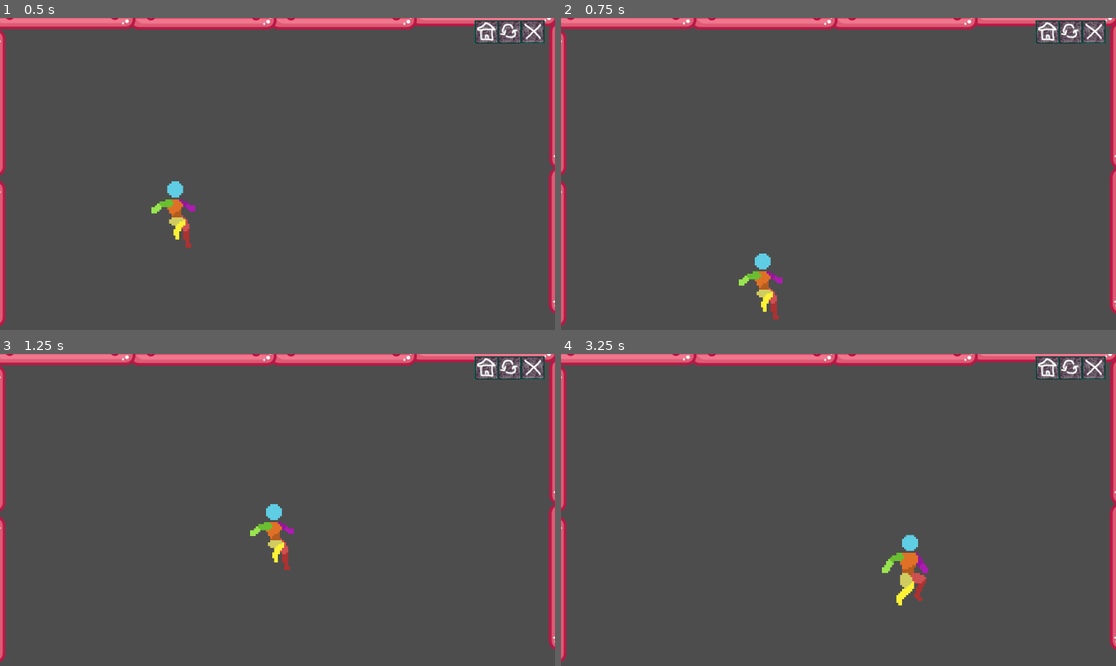
Above: before the commit, frames 1-4 (two rows, left to right).
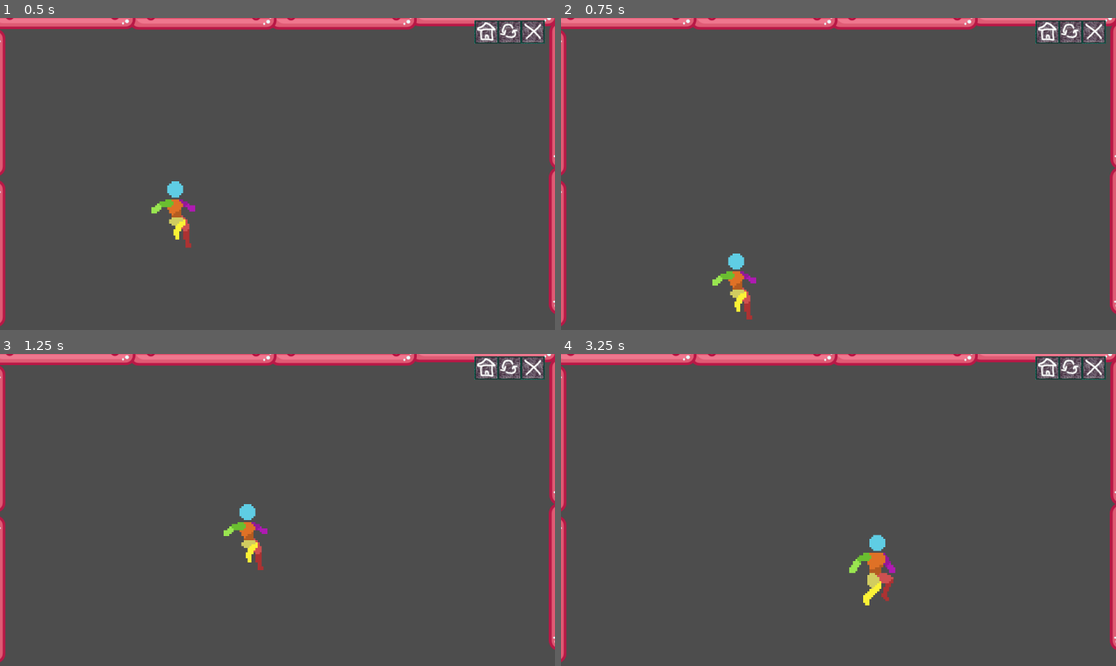
Above: after the commit, the same moments.

Repository: StevenPartridge/godot-learning
Game: Godot game, scene res://Manny2/MannysWorld2.tscn
Same seed, same stepped clock (60 frames per second), same inputs: the game is played once before the commit and once after it. This scene is started directly instead of the project's main scene.
Inputs (mouse positions are in pixels of both pictures, inside the frame that each line leads up to):
- Up to frame 1 (0.5 s): no input
- Up to frame 2 (0.75 s): move the mouse to (960, 158) at 0.52 s; hold Right (MoveRight) from 0.53 s (still down); hold S (Crouch) from 0.53 s (still down)
- Up to frame 3 (1.25 s): keep holding Right (MoveRight); keep holding S (Crouch); tap Space (Jump) at 0.77 s; tap Shift (Sprint, bound only after the commit) at 0.8 s
- Up to frame 4 (3.25 s): move the mouse to (727, 525) at 1.27 s; release S (Crouch) at 1.28 s; tap Shift (Sprint, bound only after the commit) at 1.35, 2.3 s; tap Space (Jump) at 1.52, 3.02 s; tap S (Crouch) at 1.55, 3.05 s; move the mouse to (894, 441) at 2.02 s; release Right (MoveRight) at 2.03 s; hold A (MoveLeft) 2.03-2.78 s; hold S (Crouch) 2.03-2.78 s; move the mouse to (810, 572) at 2.77 s; hold Right (MoveRight) from 2.78 s (still down); tap Down (GroundPound) at 2.85 s

Frame 1 is identical in both runs. In frame 2, 1.1% of the frame differs, in the area x 27-40%, y 75-97%; in frame 3, 1.1%; in frame 4, 1.6%, in the area x 51-67%, y 57-81%.

Commit message:
Adds sprinting!

Diff:
--- a/src/Manny2/Manny2.gd
+++ b/src/Manny2/Manny2.gd
@@ -5,13 +5,15 @@
 	WALK,
 	JUMP,
 	LAND,
-	CROUCH
+	CROUCH,
+	RUN
 	# Add other states like ATTACK, CLIMB, etc.
 }
 
 const SPEED = 300.0
+const SPEED_SPRINT = 500.0
 const JUMP_VELOCITY = -600.0
-const DECELERATION = 0.1
+const DECELERATION = 0.08
 
 enum Direction { LEFT, RIGHT }
 var current_direction = Direction.RIGHT
@@ -44,7 +46,12 @@
 
 func update_horizontal_velocity(direction: int):
 	if direction != 0:
-		velocity.x = direction * SPEED
+		if !is_on_floor():
+			velocity.x = velocity.x
+		elif is_sprinting():
+			velocity.x = direction * SPEED_SPRINT
+		else:
+			velocity.x = direction * SPEED
 	else:
 		velocity.x = lerp(velocity.x, 0.0, DECELERATION)
 
@@ -72,6 +79,9 @@
 func is_press_right():
 	return Input.is_action_just_pressed("MoveRight") or Input.is_action_pressed("MoveRight") and is_on_floor()
 
+func is_sprinting():
+	return Input.is_action_pressed("Sprint")
+
 func handle_input():
 	if current_state == State.LAND and get_input_direction() == 0 and !is_crouching(): return
 	if Input.is_action_just_pressed("Jump") and is_on_floor():
@@ -80,11 +90,17 @@
 		update_state(State.JUMP)
 	if is_press_left() and is_on_floor():
 		current_direction = Direction.LEFT
-		update_state(State.WALK)
+		if is_sprinting():
+			update_state(State.RUN)
+		else:
+			update_state(State.WALK)
 		Manny.flip_h = true
 	if is_press_right() and is_on_floor():
 		current_direction = Direction.RIGHT
-		update_state(State.WALK)
+		if is_sprinting():
+			update_state(State.RUN)
+		else:
+			update_state(State.WALK)
 		Manny.flip_h = false
 	if is_crouching():
 		update_state(State.CROUCH)
@@ -110,6 +126,8 @@
 			play_animation("Idle")
 		State.WALK:
 			play_animation("Walk")
+		State.RUN:
+			play_animation("Run")
 		State.JUMP:
 			play_animation("SmallJump")
 		State.LAND:
--- a/src/project.godot
+++ b/src/project.godot
@@ -82,3 +82,8 @@
 , Object(InputEventKey,"resource_local_to_scene":false,"resource_name":"","device":-1,"window_id":0,"alt_pressed":false,"shift_pressed":false,"ctrl_pressed":false,"meta_pressed":false,"pressed":false,"keycode":0,"physical_keycode":4194322,"key_label":0,"unicode":0,"echo":false,"script":null)
 ]
 }
+Sprint={
+"deadzone": 0.5,
+"events": [Object(InputEventKey,"resource_local_to_scene":false,"resource_name":"","device":-1,"window_id":0,"alt_pressed":false,"shift_pressed":false,"ctrl_pressed":false,"meta_pressed":false,"pressed":false,"keycode":0,"physical_keycode":4194325,"key_label":0,"unicode":0,"echo":false,"script":null)
+]
+}
